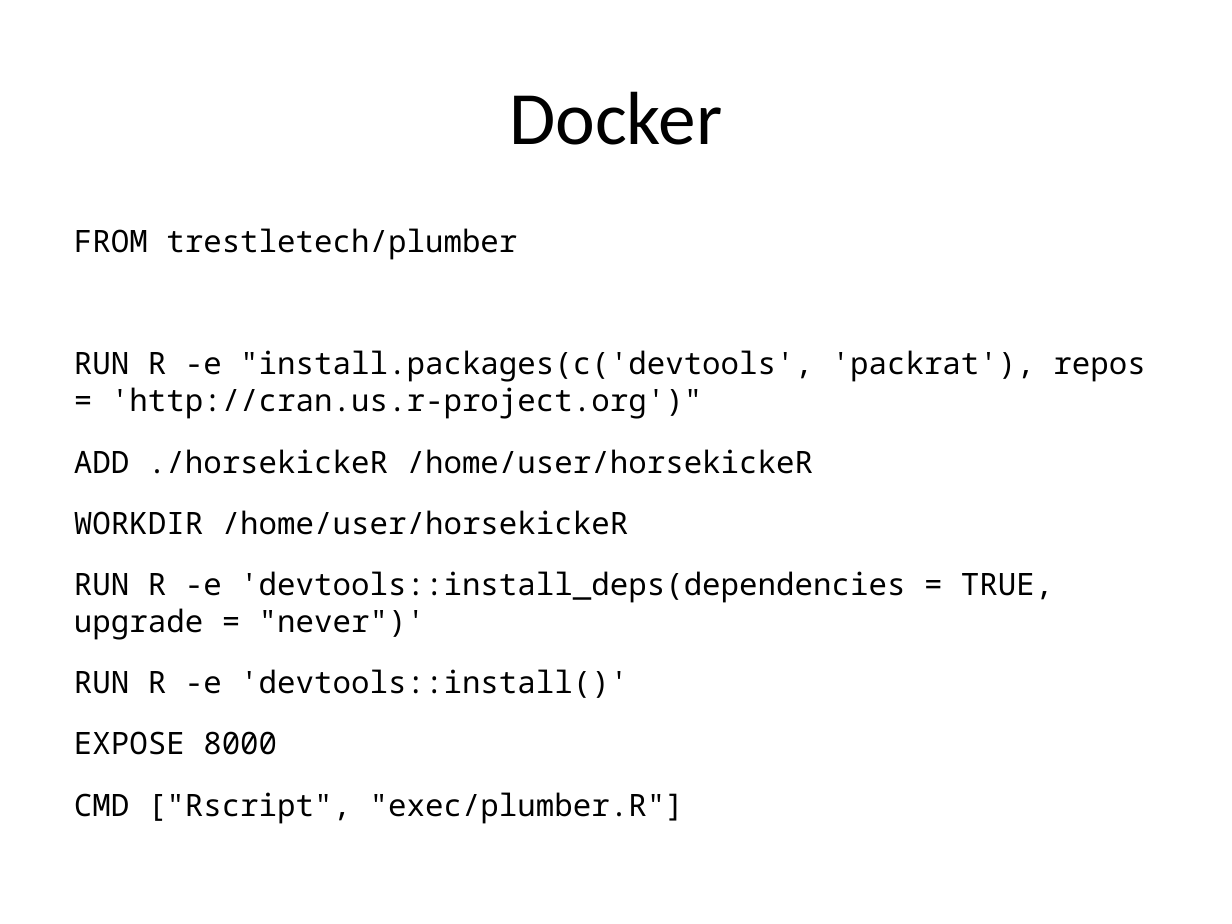
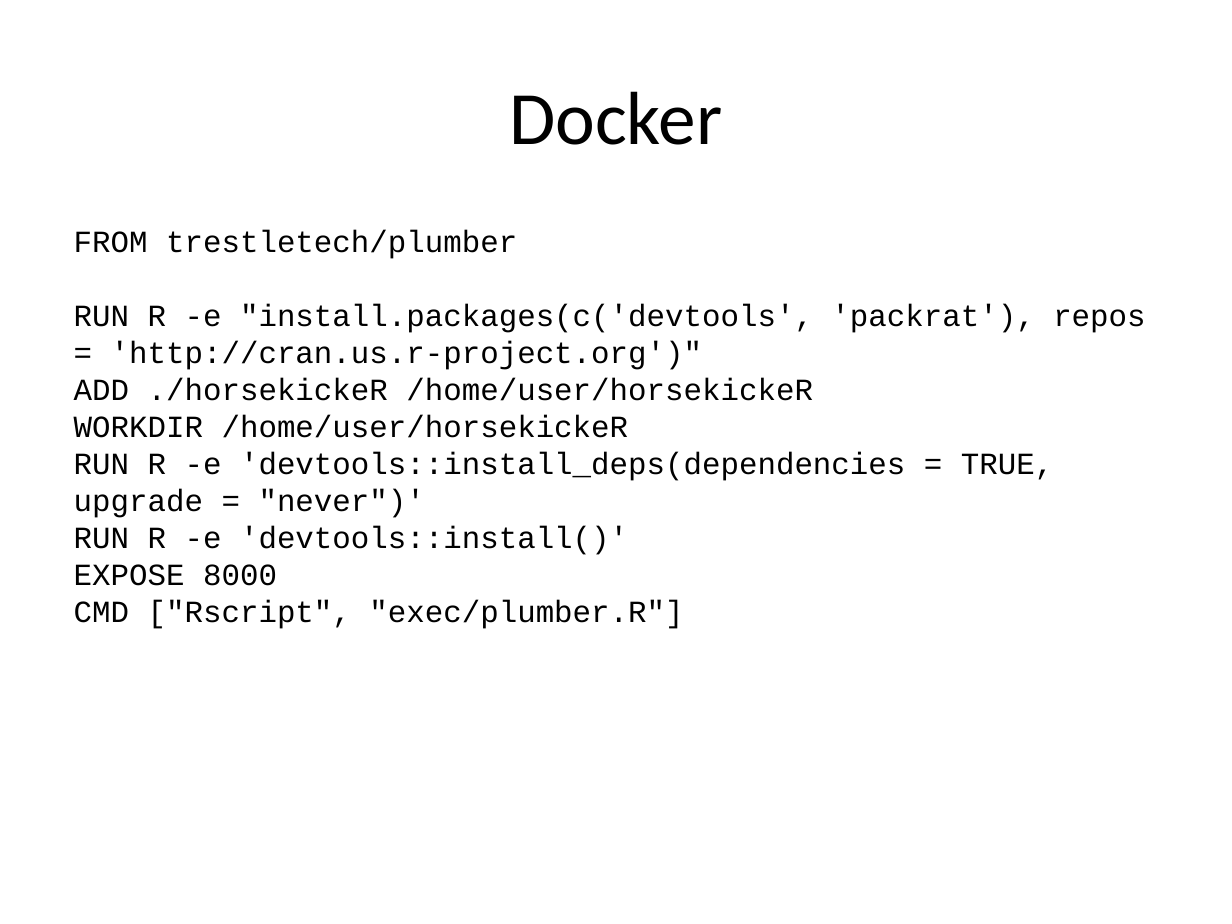
Before and after one commit to lstmemery/r-in-production, a slide deck: slide 17 of r-in-production.pptx (slide 18 before the commit). Drawn at 1232x924 pixels with LibreOffice and Linux fonts; fonts in the diff are those of the drawing. Boxes give left, top, right and bottom in pixels: in the first picture for what was removed or moved away, otherwise in the second. Text is boxed around its words. In the diff, an @@ line names an element or a change of style, - is before the commit and + after.

```diff
--- a/r-in-production.pptx
+++ b/r-in-production.pptx
@@ text at (x1=74, y1=230, x2=1145, y2=629): text changed; font Noto Sans Mono to Courier New @@
-FROM trestletech/plumber
-RUN R -e "install.packages(c('devtools', 'packrat'), repos = 'http://cran.us.r-project.org')"
-ADD ./horsekickeR /home/user/horsekickeR
-WORKDIR /home/user/horsekickeR
-RUN R -e 'devtools::install_deps(dependencies = TRUE, upgrade = "never")'
-RUN R -e 'devtools::install()'
-EXPOSE 8000
-CMD ["Rscript", "exec/plumber.R"]
+FROM trestletech/plumber
+RUN R -e "install.packages(c('devtools', 'packrat'), repos = 'http://cran.us.r-project.org')"
+ADD ./horsekickeR /home/user/horsekickeR
+WORKDIR /home/user/horsekickeR
+RUN R -e 'devtools::install_deps(dependencies = TRUE, upgrade = "never")'
+RUN R -e 'devtools::install()'
+EXPOSE 8000
+CMD ["Rscript", "exec/plumber.R"]
```
Also in this commit, not shown: 9 other slides changed, 1 slide removed.
